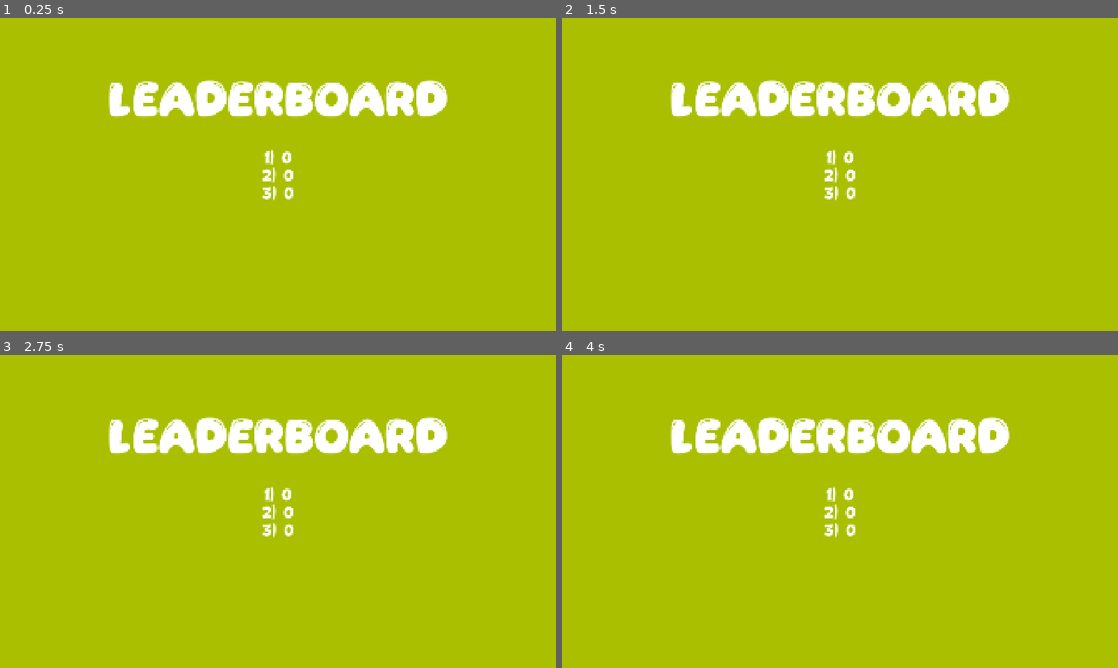
Above: before the commit, frames 1-4 (two rows, left to right).
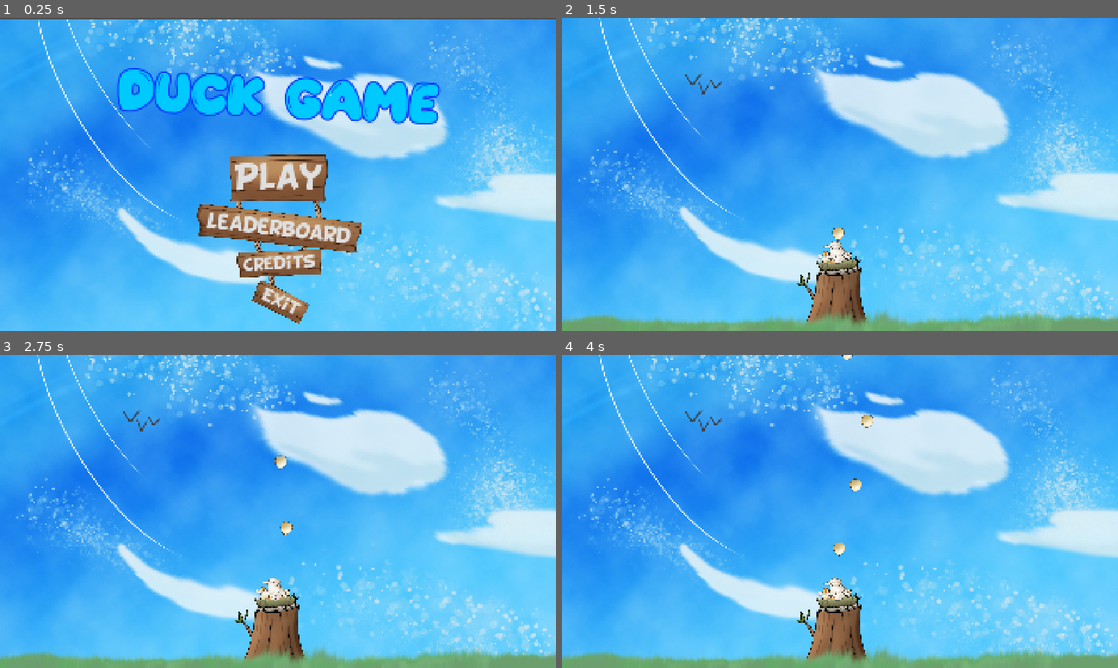
Above: after the commit, the same moments.

Repository: ms5051-hash/HacksComs26
Game: Godot game, scene res://Scenes/mainScene.tscn
Two runs of this game, one before a commit and one after it. Both use one fixed random seed, a clock stepped at 60 frames per second and the inputs below. The engine's default icon, where the game draws it, is replaced by a stand-in: a white triangle on a blue panel in a dark square.
Inputs (mouse positions are in pixels of both pictures, inside the frame that each line leads up to):
- Up to frame 1 (0.25 s): no input
- Up to frame 2 (1.5 s): click "Play" at 0.5 s; click (840, 177) at 1.25 s, where only the run before the commit has a clickable "Play"
- Up to frame 3 (2.75 s): click (278, 567) at 2 s, where only the run before the commit has a clickable "Leaderboard"
- Up to frame 4 (4 s): click (840, 567) at 2.75 s, where only the run before the commit has a clickable "Leaderboard"; click (840, 514) at 3.5 s, where only the run before the commit has a clickable "Play"

The runs differ from the first frame. In frame 1, 100% of the frame differs, in the area x 0-100%, y 0-100%; in frame 2, 100%; in frame 3, 100%; in frame 4, 100%.

Commit message:
for you matt

Diff:
--- a/duck-game-2026/Scenes/mainScene.tscn
+++ b/duck-game-2026/Scenes/mainScene.tscn
@@ -249,6 +249,8 @@
 anchors_preset = 15
 anchor_right = 1.0
 anchor_bottom = 1.0
+offset_top = 1080.0
+offset_bottom = 1080.0
 grow_horizontal = 2
 grow_vertical = 2
 theme_override_styles/panel = SubResource("StyleBoxFlat_w1dup")
--- a/duck-game-2026/Scripts/MainMenu.gd
+++ b/duck-game-2026/Scripts/MainMenu.gd
@@ -14,6 +14,7 @@
 @export var menu_buttons: Array[Button]
 var current_menu_state: MenuPanelState = MenuPanelState.Menu
 var currently_tweening: bool = false
+@export_range(3,10) var amount_of_scores: int = 3
 
 func _ready() -> void:
 	var scores = Leaderboard.get_top_scores()
